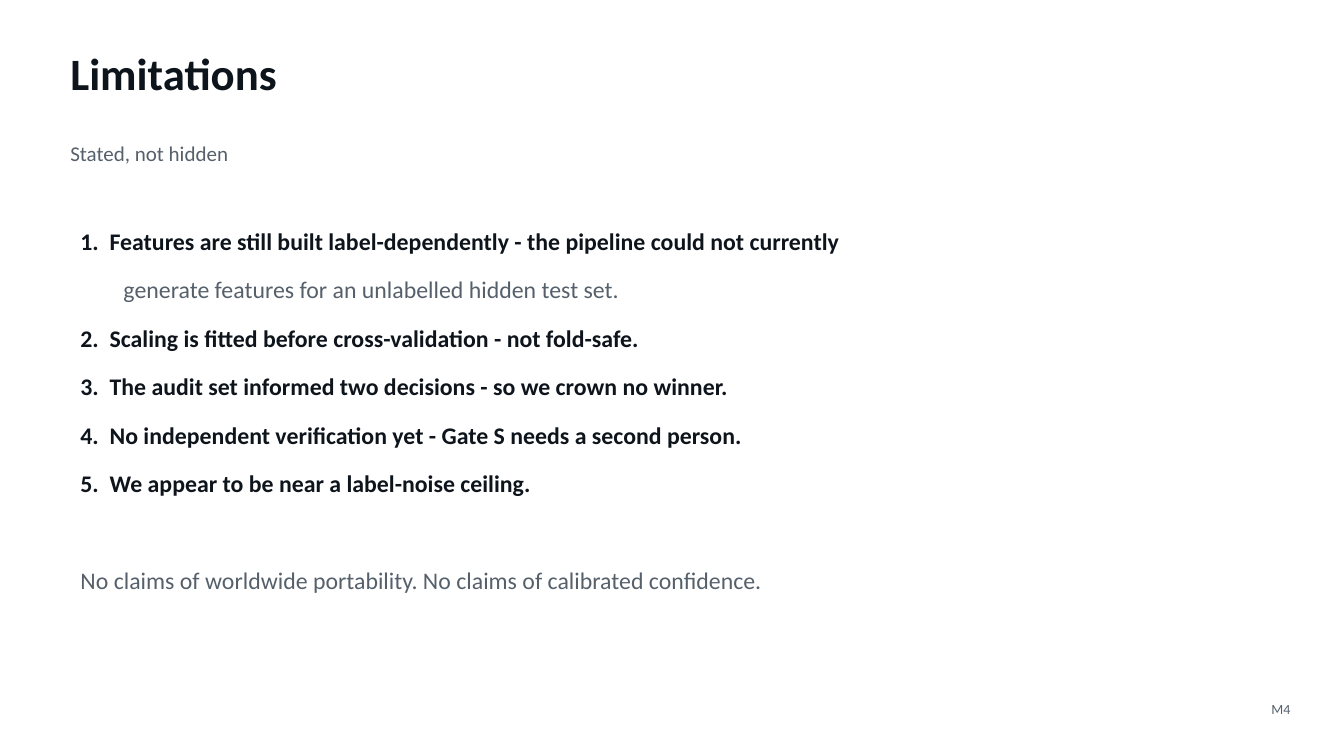
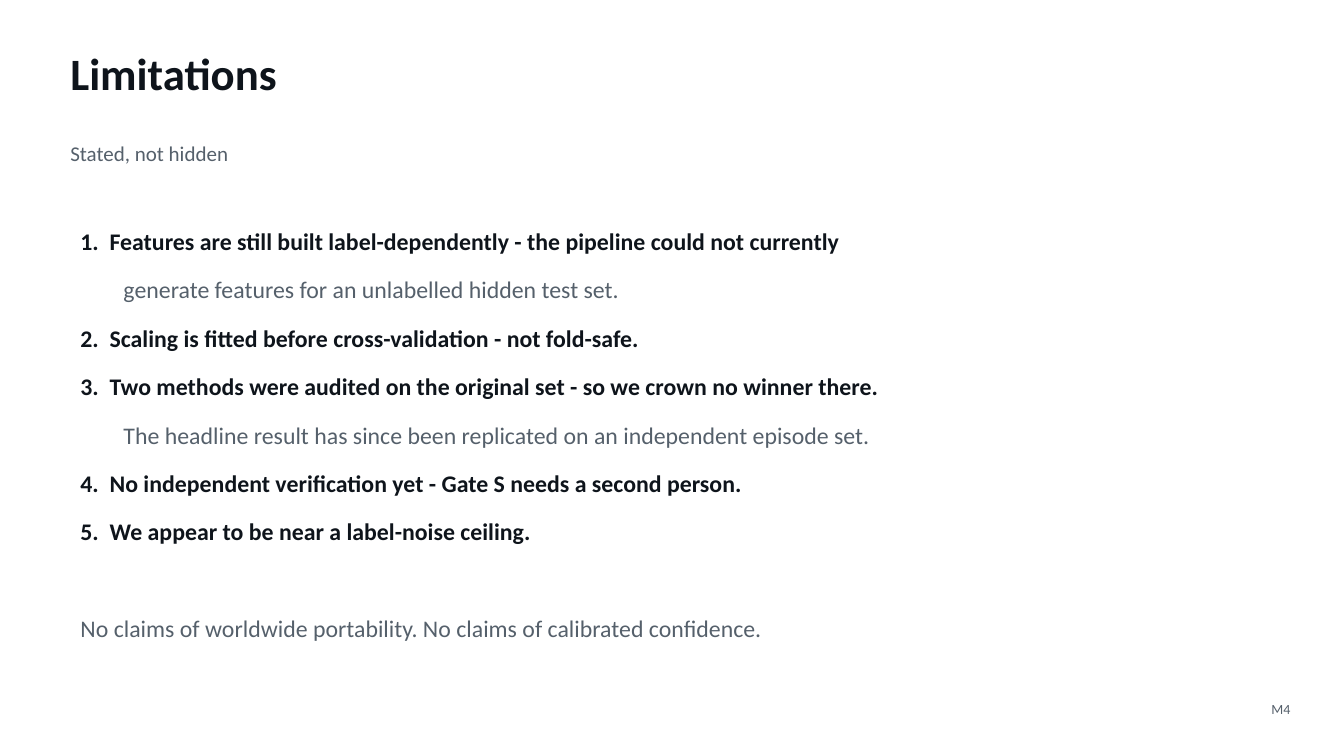
Before and after one commit to jaswin-codes/StatsGeeks, a slide deck: slide 16 of presentation/StatsGeeks_BuildingAge.pptx (slide 14 before the commit). Drawn at 1344x756 pixels with LibreOffice and Linux fonts; fonts in the diff are those of the drawing. Boxes give left, top, right and bottom in pixels: in the first picture for what was removed or moved away, otherwise in the second. Text is boxed around its words. In the diff, an @@ line names an element or a change of style, - is before the commit and + after.

```diff
--- a/presentation/StatsGeeks_BuildingAge.pptx
+++ b/presentation/StatsGeeks_BuildingAge.pptx
@@ text at (80,378,878,399): text changed @@
-3. The audit set informed two decisions - so we crown no winner.
+3. Two methods were audited on the original set - so we crown no winner there.
@@ text added at (123,427,869,448), 17 pt, text #55606B @@
+The headline result has since been replicated on an independent episode set.
@@ 3 texts: place and size @@
-3 texts at (80,427,761,593)
+3 texts at (80,475,761,641)
```
Also in this commit, not shown: 1 other slide changed, 2 slides added, 5 other files.
